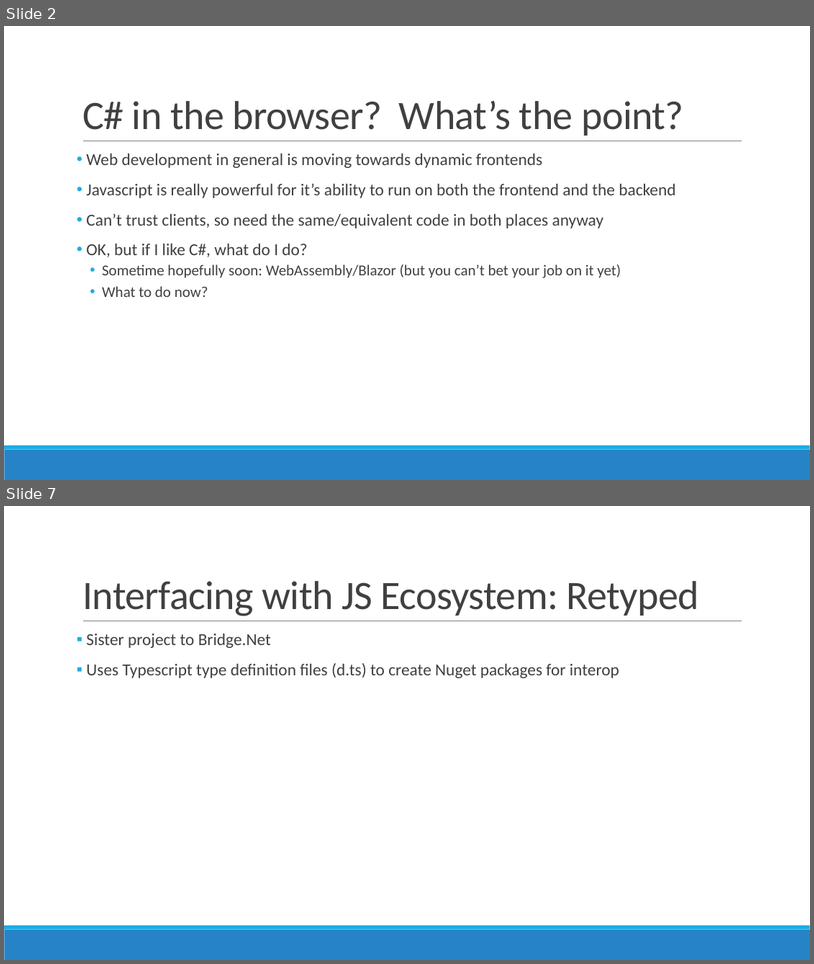
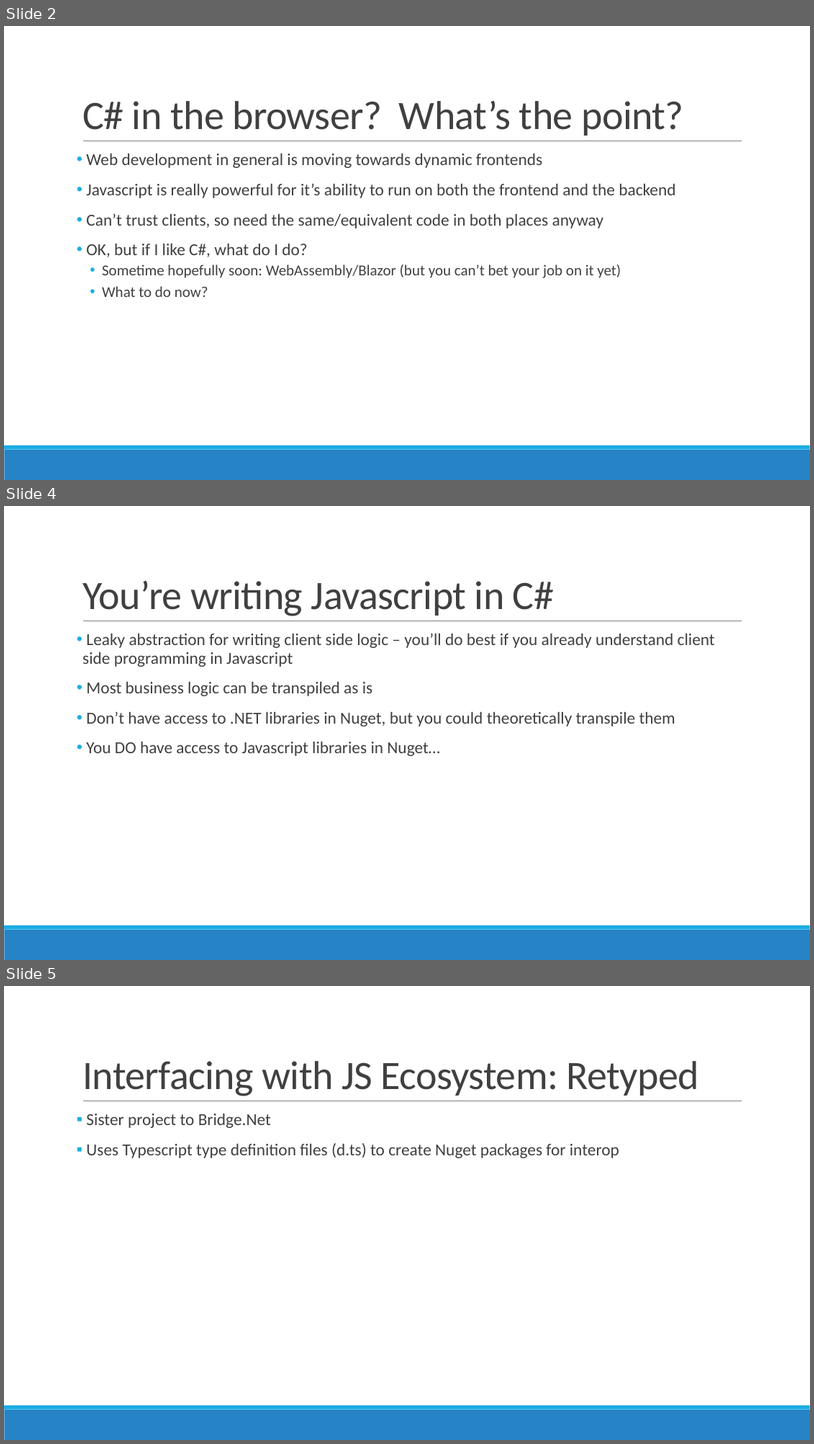
Before and after one commit to mrosack/presentations, a slide deck: bridge.net/bridge-net.pptx. Shown one above the other, each under a label of ours: slides 2 and 7 before the commit, slides 2, 4 and 5 after it; the slides between them are not shown. The pictures are 814x964 and 814x1444 pixels, drawn with LibreOffice and Linux fonts; fonts in the diff are those of the drawing. Boxes give left, top, right and bottom in pixels: in the first picture for what was removed or moved away, otherwise in the second. Text is boxed around its words. In the diff, an @@ line names an element or a change of style, - is before the commit and + after.

```diff
--- a/bridge.net/bridge-net.pptx
+++ b/bridge.net/bridge-net.pptx
@@ slide 4 added at <box>4,506,810,960</box>, background #FFFFFF; not listed: 3 template elements that a slide beside it also shows @@
@@ title added at <box>82,581,554,616</box>, 48 pt, text #404040 @@
+You’re writing Javascript in C#
@@ text added at <box>82,633,715,756</box>, 20 pt, text #404040 @@
+• Leaky abstraction for writing client side logic – you’ll do best if you already understand client side programming in Javascript
+• Most business logic can be transpiled as is
+• Don’t have access to .NET libraries in Nuget, but you could theoretically transpile them
+• You DO have access to Javascript libraries in Nuget…
@@ what was slide 7 is now slide 5 @@
```
Also in this commit, not shown: 2 slides changed, 1 other slide added, 12 other files.
